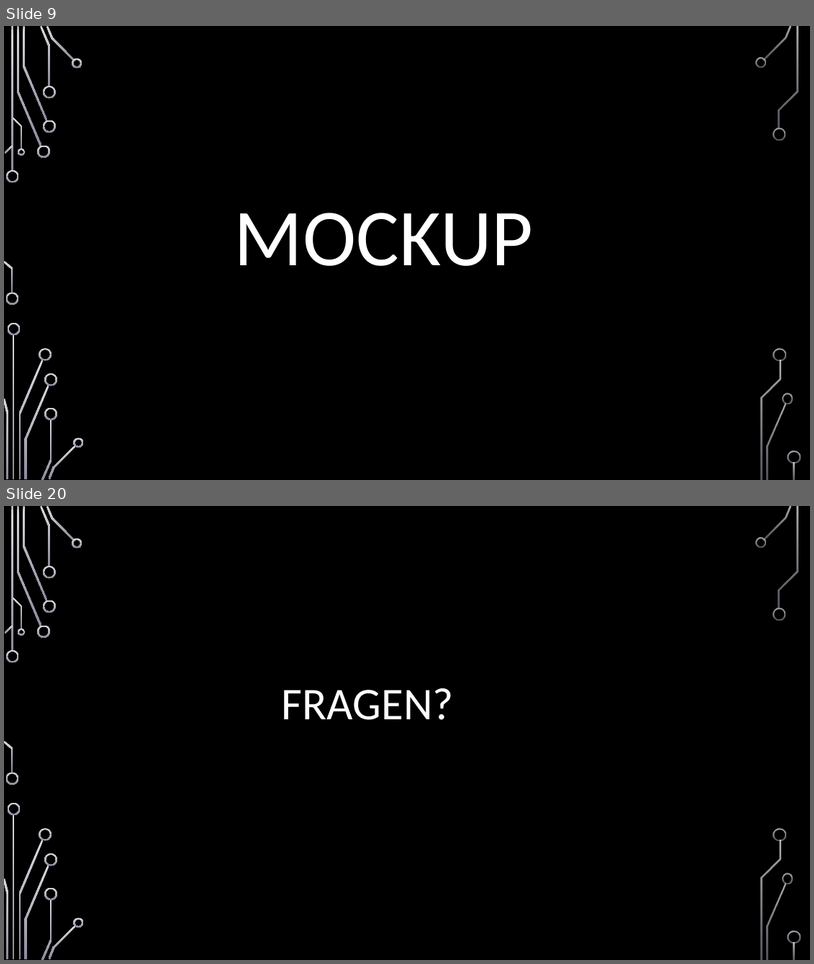
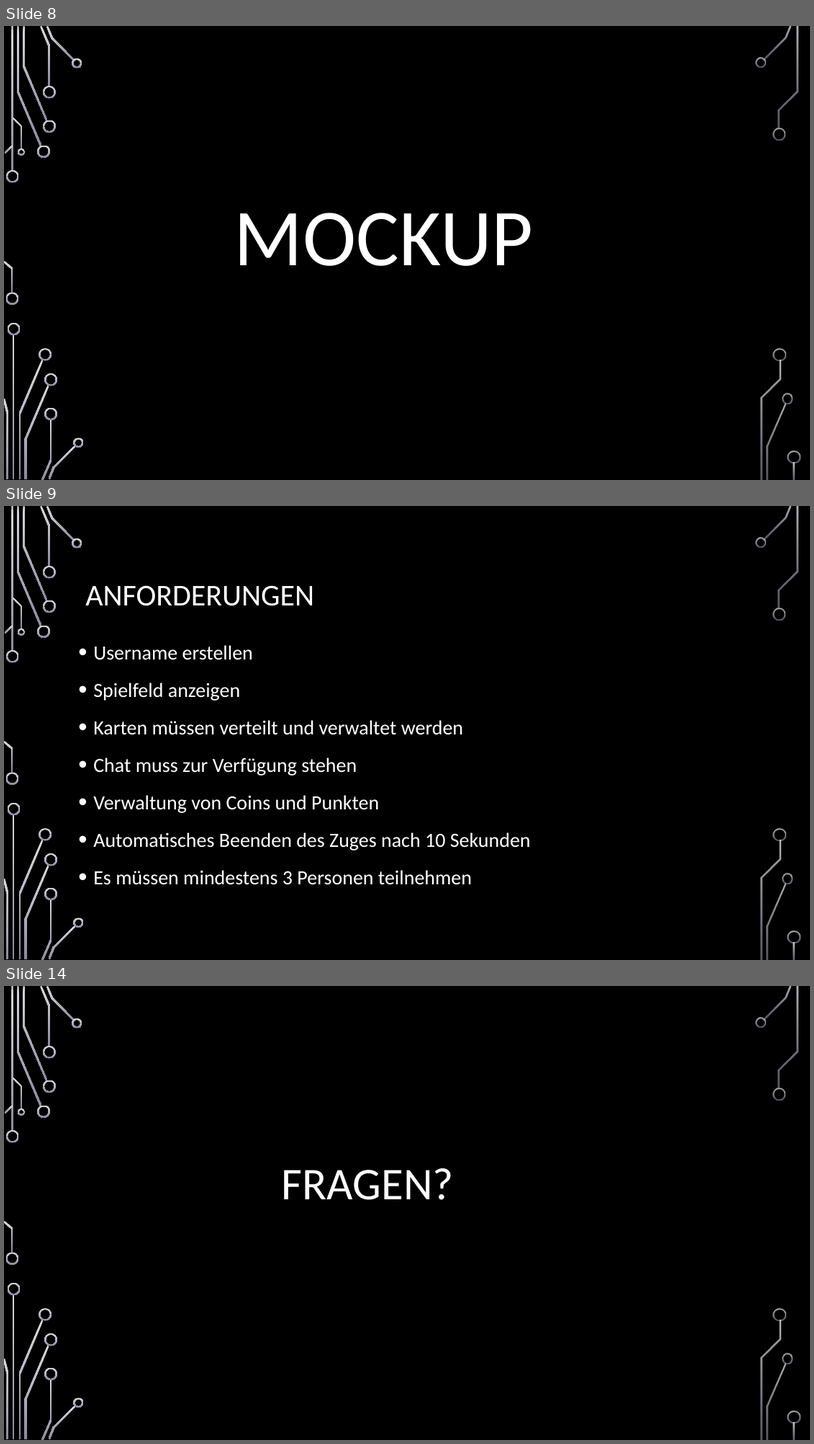
Before and after one commit to jnussbaum/TheBachelorsChaseGame, a slide deck: documents/Meilensteine/Meilenstein I/Meilenstein_1_Präsentation.pptx. Shown one above the other, each under a label of ours: slides 9 and 20 before the commit, slides 8, 9 and 14 after it; the slides between them are not shown. The pictures are 814x964 and 814x1444 pixels, drawn with LibreOffice and Linux fonts; fonts in the diff are those of the drawing; background and template pictures are left out. Boxes give left, top, right and bottom in pixels: in the first picture for what was removed or moved away, otherwise in the second. Text is boxed around its words. In the diff, an @@ line names an element or a change of style, - is before the commit and + after.

Commit message:
Bearbeitung der Präsentation nach dem Gruppentreffen

```diff
--- a/documents/Meilensteine/Meilenstein I/Meilenstein_1_Präsentation.pptx
+++ b/documents/Meilensteine/Meilenstein I/Meilenstein_1_Präsentation.pptx
@@ slide 9 added at <box>4,506,810,960</box>, background picture (left out); not listed: 36 template elements that a slide beside it also shows @@
@@ title added at <box>85,585,314,606</box>, 36 pt, text #FFFFFF @@
+ANFORDERUNGEN
@@ text added at <box>93,645,531,885</box>, 24 pt, text #FFFFFF @@
+• Username erstellen
+• Spielfeld anzeigen
+• Karten müssen verteilt und verwaltet werden
+• Chat muss zur Verfügung stehen
+• Verwaltung von Coins und Punkten
+• Automatisches Beenden des Zuges nach 10 Sekunden
+• Es müssen mindestens 3 Personen teilnehmen
@@ what was slide 9 is now slide 8 @@
@@ what was slide 20 is now slide 14 @@
```
Also in this commit, not shown: 4 slides changed, 5 other slides added, 12 slides removed.
